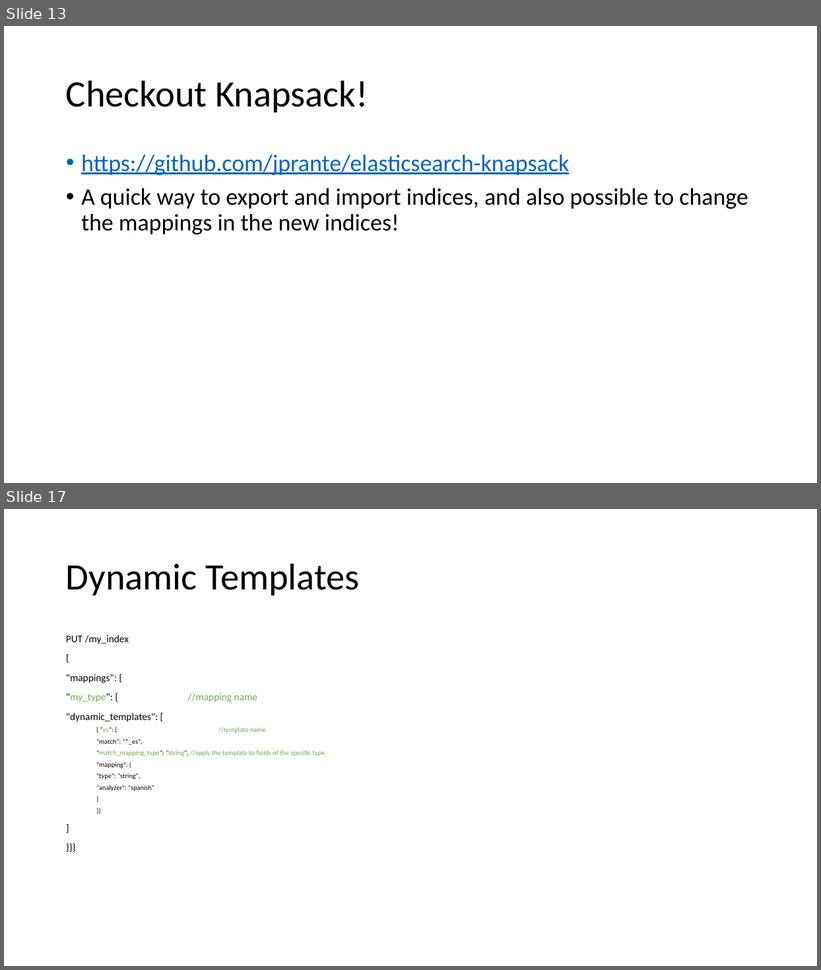
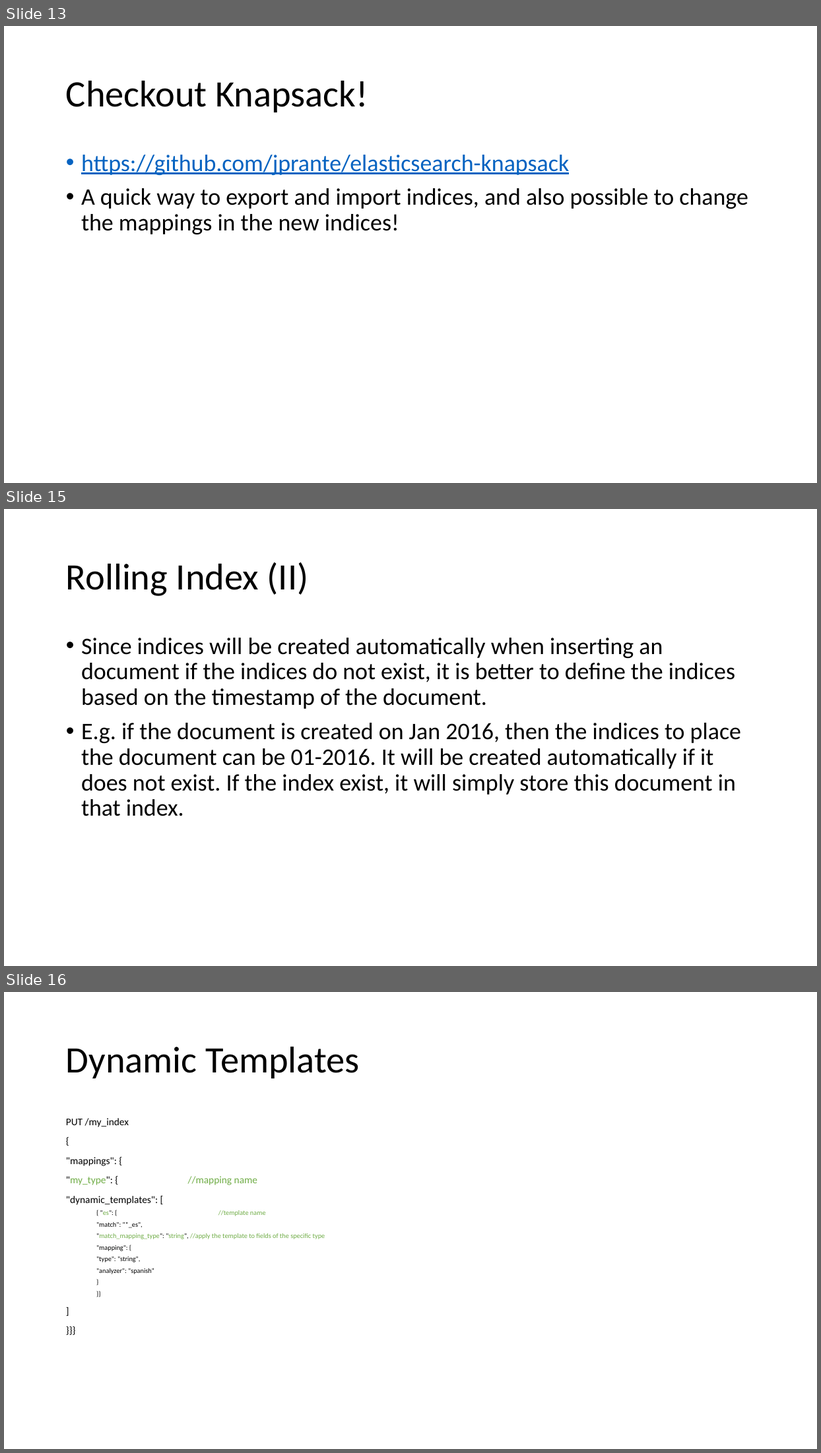
Before and after one commit to cfuxiang/Elasticsearch_Work, a slide deck: ES Definite Guide.pptx. Shown one above the other, each under a label of ours: slides 13 and 17 before the commit, slides 13, 15 and 16 after it; the slides between them are not shown. The pictures are 821x970 and 821x1453 pixels, drawn with LibreOffice and Linux fonts; fonts in the diff are those of the drawing. Boxes give left, top, right and bottom in pixels: in the first picture for what was removed or moved away, otherwise in the second. Text is boxed around its words. In the diff, an @@ line names an element or a change of style, - is before the commit and + after.

```diff
--- a/ES Definite Guide.pptx
+++ b/ES Definite Guide.pptx
@@ slide 15 added at bbox=[4, 509, 817, 966], background #FFFFFF @@
@@ title added at bbox=[66, 562, 309, 596], 44 pt, text #000000 @@
+Rolling Index (II)
@@ text added at bbox=[81, 638, 741, 817], 28 pt, text #000000 @@
+• Since indices will be created automatically when inserting an document if the indices do not exist, it is better to define the indices based on the timestamp of the document.
+• E.g. if the document is created on Jan 2016, then the indices to place the document can be 01-2016. It will be created automatically if it does not exist. If the index exist, it will simply store this document in that index.
@@ what was slide 17 is now slide 16 @@
```
Also in this commit, not shown: 5 slides changed, 1 slide removed.
